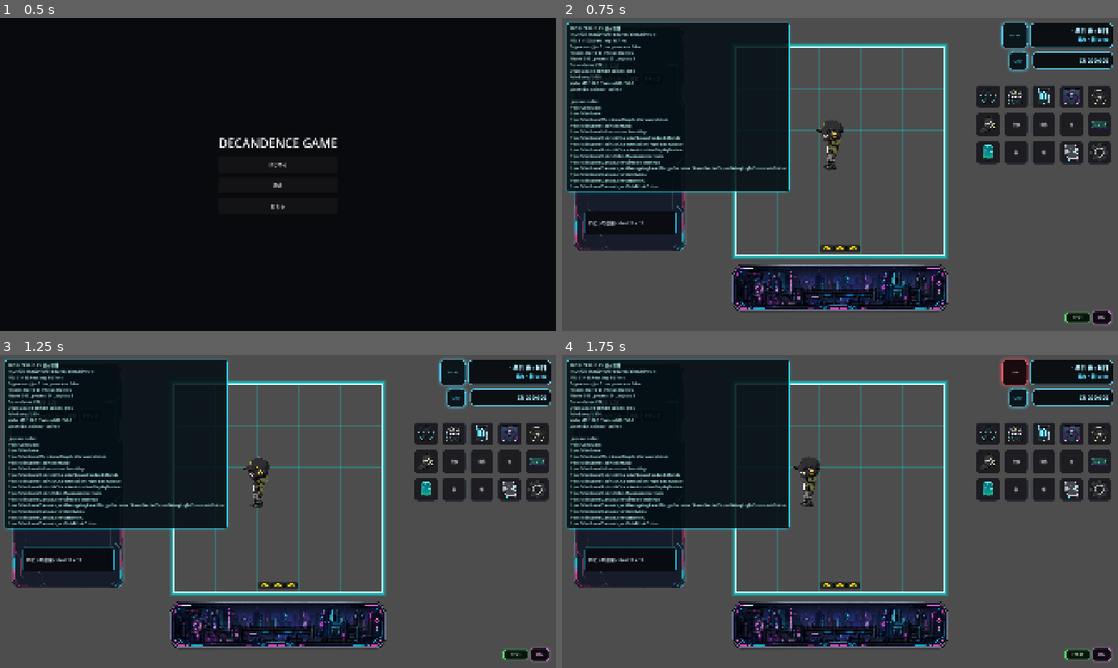
Above: before the commit, frames 1-4 (two rows, left to right).
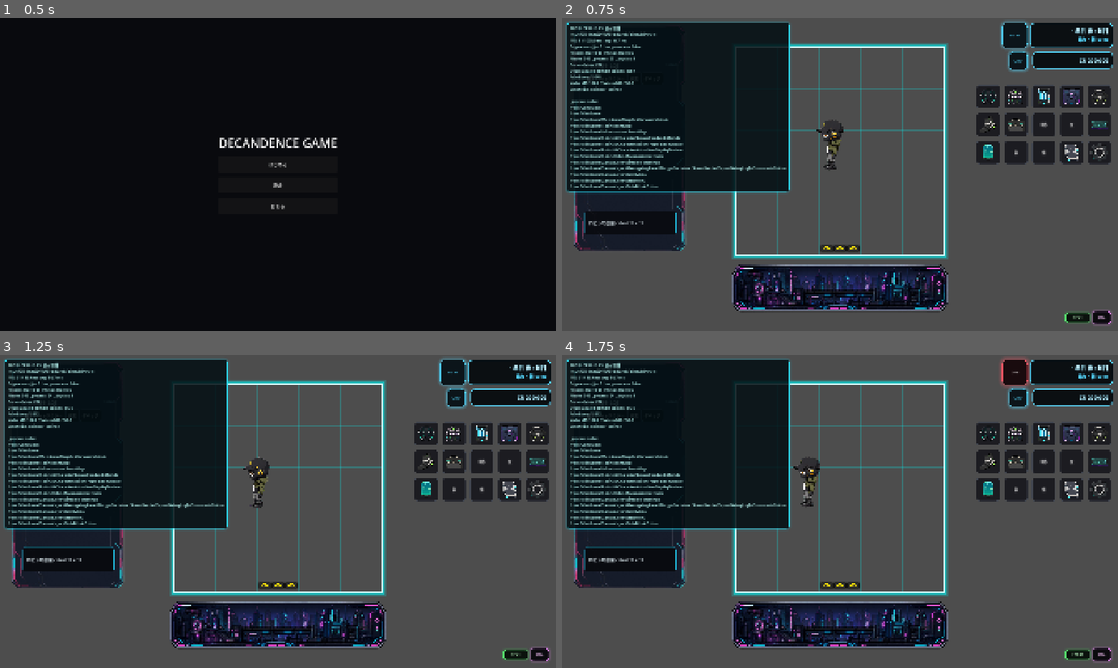
Above: after the commit, the same moments.

Repository: grimoire1089-coder/optimistic
Game: Godot game, scene res://Scenes/Boot/TitleScene.tscn
The game is run twice, just before and just after one commit, with the same random seed, the same clock (stepped at 60 frames per second) and the same inputs. Sound files missing from this copy of the repository are replaced by a short silence.
Inputs:
- Up to frame 1 (0.5 s): no input
- Up to frame 2 (0.75 s): click "はじめる" at 0.5 s
- Up to frame 3 (1.25 s): no input
- Up to frame 4 (1.75 s): click "BGM" at 1.25 s

Frame 1 is identical in both runs. In frame 2, less than 0.1% of the frame differs, in the area x 6-83%, y 17-37%; in frame 3, less than 0.1%, in the area x 6-83%, y 16-37%; in frame 4, less than 0.1%.

Commit message:
Set work HUD button icon

Diff:
--- a/Scripts/UI/HUD/WorkCreditButton.gd
+++ b/Scripts/UI/HUD/WorkCreditButton.gd
@@ -2,16 +2,23 @@
 class_name WorkCreditButton
 
 const DEFAULT_CLICK_SFX_PATH := "res://Assets/Audio/SFX/UI/UI_Click_001.ogg"
+const DEFAULT_WORK_ICON_PATH := "res://Assets/UI/Icons/Work.png"
 
 @export var label_text: String = "仕事"
 @export var work_menu_path: NodePath = NodePath("../WorkMenu")
 @export var click_sfx: AudioStream
 @export var click_sfx_volume_db: float = 0.0
+@export var work_icon: Texture2D
 
 
 func _ready() -> void:
 	_apply_square_button_layout()
-	text = label_text
+	_load_default_work_icon_if_needed()
+	if icon != null:
+		HudButtonStyle.apply_icon_button_layout(self)
+		text = ""
+	elif text.is_empty():
+		text = label_text
 	_load_default_click_sfx_if_needed()
 	pressed.connect(_on_pressed)
 
@@ -39,6 +46,15 @@
 		click_sfx = load(DEFAULT_CLICK_SFX_PATH) as AudioStream
 
 
+func _load_default_work_icon_if_needed() -> void:
+	if work_icon == null and icon != null:
+		work_icon = icon
+	if work_icon == null and ResourceLoader.exists(DEFAULT_WORK_ICON_PATH):
+		work_icon = load(DEFAULT_WORK_ICON_PATH) as Texture2D
+	if work_icon != null:
+		icon = work_icon
+
+
 func _apply_square_button_layout() -> void:
 	HudButtonStyle.apply_square_button_layout(
 		self,
